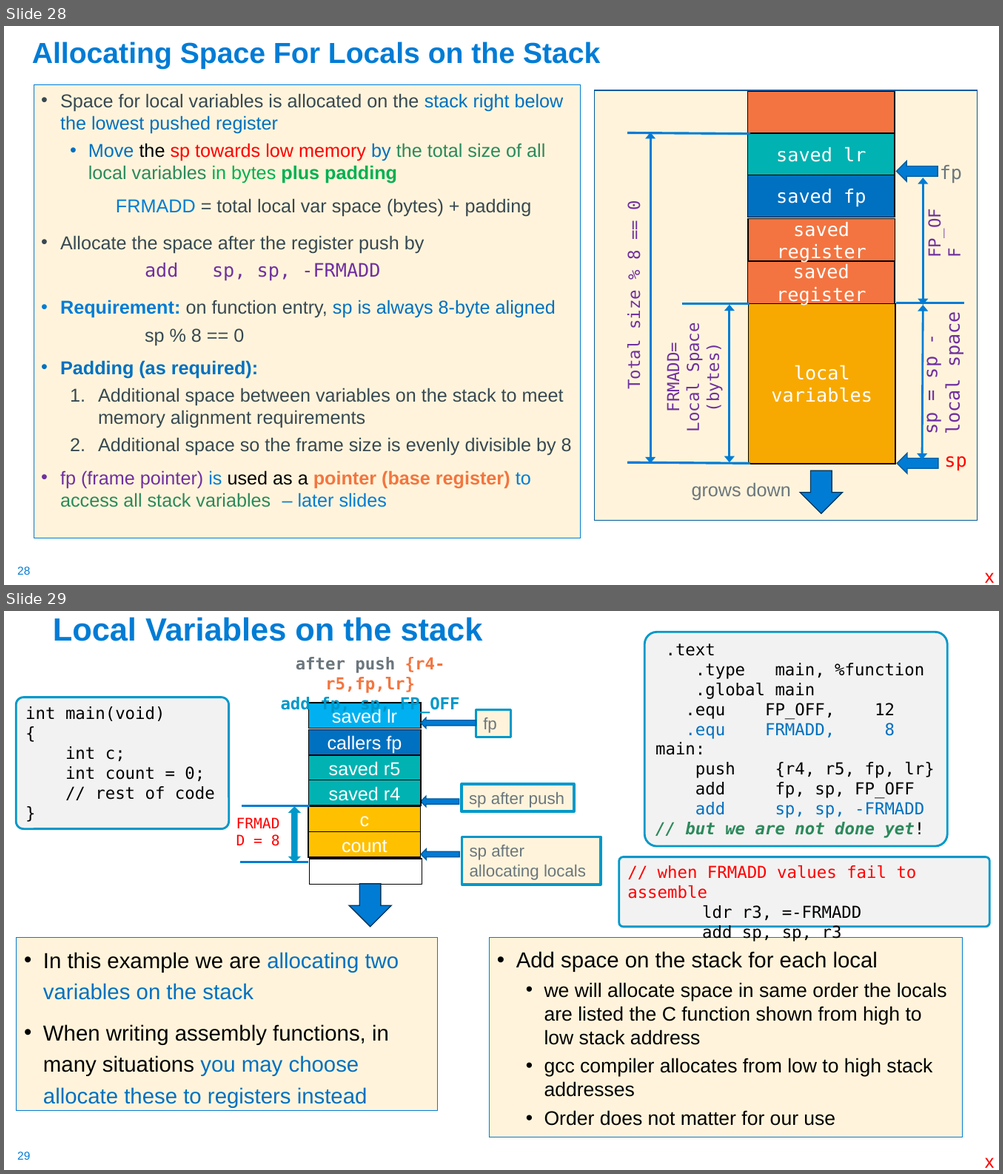
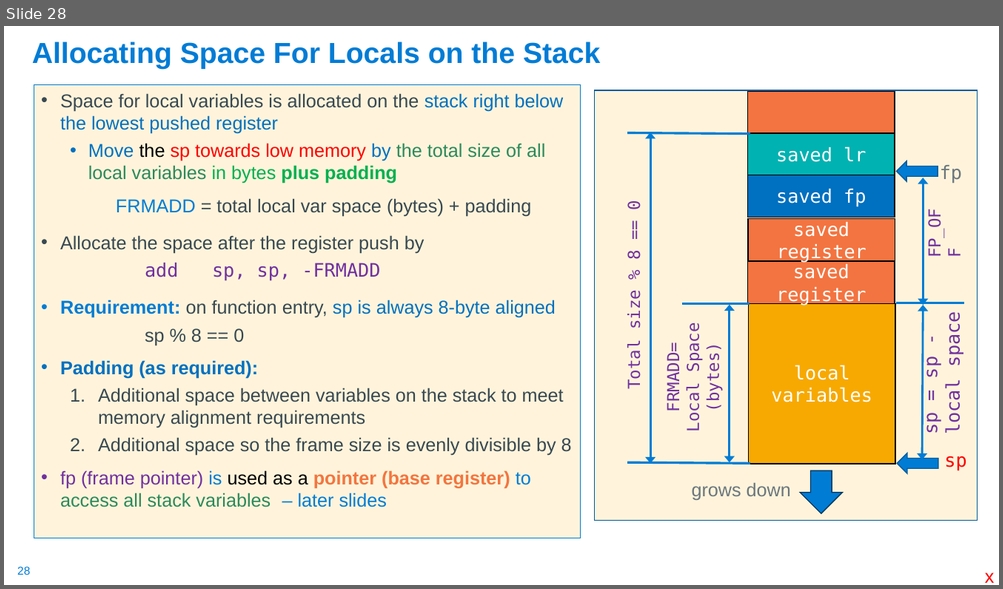
Before and after one commit to cse30-sp24/Muller-Slides, a slide deck: Lecture-17.pptx. Shown one above the other, each under a label of ours: slides 28 and 29 before the commit, slide 28 after it. The pictures are 1003x1174 and 1003x589 pixels, drawn with LibreOffice and Linux fonts; fonts in the diff are those of the drawing. Boxes give left, top, right and bottom in pixels: in the first picture for what was removed or moved away, otherwise in the second. Text is boxed around its words. In the diff, an @@ line names an element or a change of style, - is before the commit and + after.

```diff
--- a/Lecture-17.pptx
+++ b/Lecture-17.pptx
@@ slide 29 removed at (x1=4, y1=611, x2=999, y2=1170), background #FFFFFF; not listed: 1 template element that a slide beside it also shows @@
@@ title removed at (x1=53, y1=617, x2=483, y2=641) @@
-Local Variables on the stack
@@ rounded rectangle removed at (x1=644, y1=632, x2=947, y2=846) @@
-.text
-.type main, %function
-.global main
-.equ FP_OFF, 12
-.equ FRMADD, 8
-main:
-push {r4, r5, fp, lr}
-add fp, sp, FP_OFF
-add sp, sp, -FRMADD
-// but we are not done yet!
@@ text removed at (x1=281, y1=657, x2=460, y2=713) @@
-after push {r4-r5,fp,lr}
-add fp, sp, FP_OFF
@@ rounded rectangle removed at (x1=16, y1=698, x2=228, y2=829) @@
-int main(void)
-{
-int c;
-int count = 0;
-// rest of code
-}
@@ rectangle removed at (x1=308, y1=703, x2=421, y2=728) @@
-saved lr
@@ left arrow removed at (x1=421, y1=718, x2=475, y2=728) @@
@@ rectangle removed at (x1=475, y1=709, x2=511, y2=737) @@
-fp
@@ rectangle removed at (x1=308, y1=729, x2=421, y2=755) @@
-callers fp
@@ rectangle removed at (x1=308, y1=756, x2=421, y2=781) @@
-saved r5
@@ rectangle removed at (x1=308, y1=780, x2=421, y2=806) @@
-saved r4
@@ rectangle removed at (x1=461, y1=784, x2=573, y2=812) @@
-sp after push
@@ line removed from (242, 806) to (310, 806) @@
@@ up down arrow removed at (x1=289, y1=807, x2=299, y2=863) @@
@@ rectangle removed at (x1=308, y1=806, x2=421, y2=832) @@
-c
@@ left arrow removed at (x1=421, y1=796, x2=459, y2=806) @@
@@ rectangle removed at (x1=308, y1=832, x2=421, y2=857) @@
-count
@@ text removed at (x1=271, y1=834, x2=280, y2=846) @@
-FRMADD = 8
@@ left arrow removed at (x1=421, y1=849, x2=460, y2=860) @@
@@ rectangle removed at (x1=462, y1=837, x2=601, y2=885) @@
-sp after
-allocating locals
@@ line removed from (241, 863) to (308, 863) @@
@@ rectangle removed at (x1=309, y1=859, x2=421, y2=884) @@
@@ rounded rectangle removed at (x1=619, y1=857, x2=990, y2=927) @@
-// when FRMADD values fail to assemble
-ldr r3, =-FRMADD
-add sp, sp, r3
@@ down arrow removed at (x1=349, y1=884, x2=391, y2=926) @@
@@ rectangle removed at (x1=17, y1=938, x2=438, y2=1111) @@
-• In this example we are allocating two variables on the stack
-• When writing assembly functions, in many situations you may choose allocate these to registers instead
@@ text removed at (x1=489, y1=938, x2=963, y2=1138) @@
-• Add space on the stack for each local
-  • we will allocate space in same order the locals are listed the C function shown from high to low stack address
-  • gcc compiler allocates from low to high stack addresses
-  • Order does not matter for our use
@@ text removed at (x1=984, y1=1158, x2=994, y2=1168) @@
-x
```
Also in this commit, not shown: 1 slide changed, 19 other slides removed, 1 other file.
